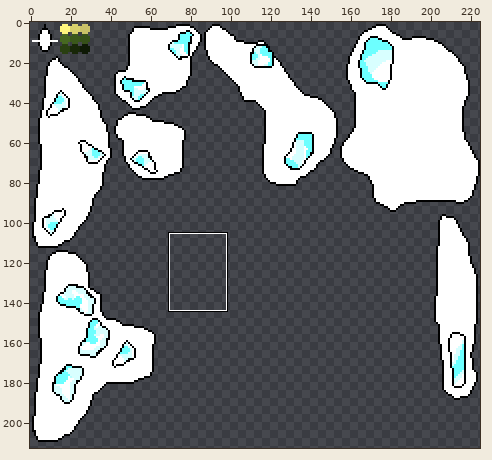
One commit to this sprite sheet: Assets/Art/IslandsLevel4SpriteSheet.png. The picture above shows the old version from afar; the outline marks the close-up.
Close-up. Earlier state:
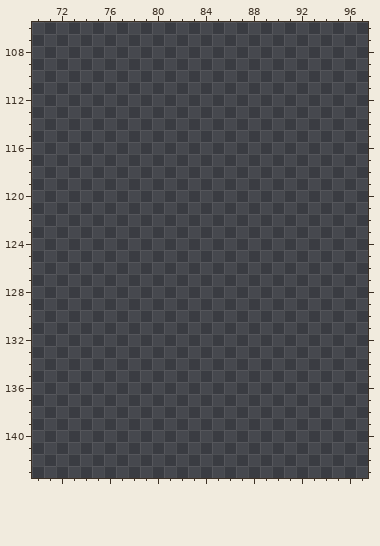
The file is 225x213 pixels. Colours within 5 levels of each other are drawn and written as one. Shown: x 70..97, y 106..143.
Palette (. is transparent): 
The result:
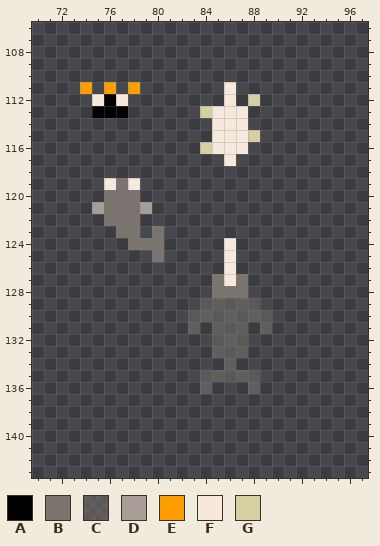
Colours new in this view: A #000000  B #7b746e  C #7c746e80  D #a79d96  E #ff9e00  F #f6e9dc  G #d6cfa2
Difference:
Colour A now appears in row 112 at x 76; in row 113 at x 75 to 77.
Colour B now appears in row 119 at x 77; in rows 120 to 122 at x 76 to 78; in row 123 at x 77 to 78 and 80; in row 124 at x 78 to 80; in row 125 at x 80; in row 127 at x 85 and 87.
Colour B now appears in row 128 at x 85 to 87.
Colour C now appears in row 129 at x 84 to 88; in row 130 at x 83 to 89; in row 131 at x 83, 85 to 87 and 89; in rows 132 to 133 at x 85 to 87; in row 134 at x 86; in row 135 at x 84 to 88.
Colour C now appears in row 136 at x 84 and 88.
Colour D now appears in row 121 at x 75 and 79.
Colour E now appears in row 111 at x 74, 76 and 78.
Colour F now appears in row 111 at x 86; in row 112 at x 75, 77 and 86; in rows 113 to 116 at x 85 to 87; in row 117 at x 86; in row 119 at x 76 and 78; in rows 124 to 127 at x 86.
Colour G now appears in row 112 at x 88; in row 113 at x 84; in row 115 at x 88; in row 116 at x 84.
Where, in picture pixels (left, top, right, bottom), the same in both close-ups:
added: (80, 82, 140, 118)
added: (200, 82, 260, 166)
added: (92, 178, 272, 394)
